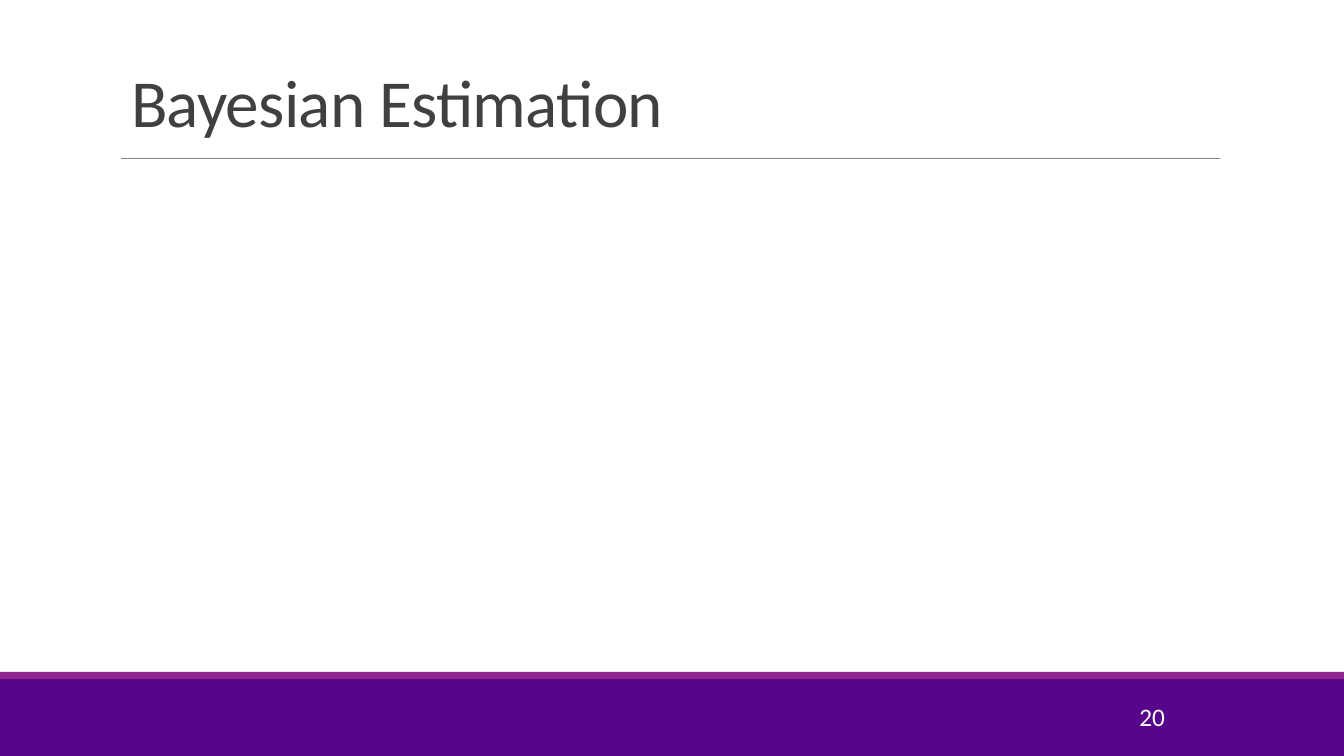
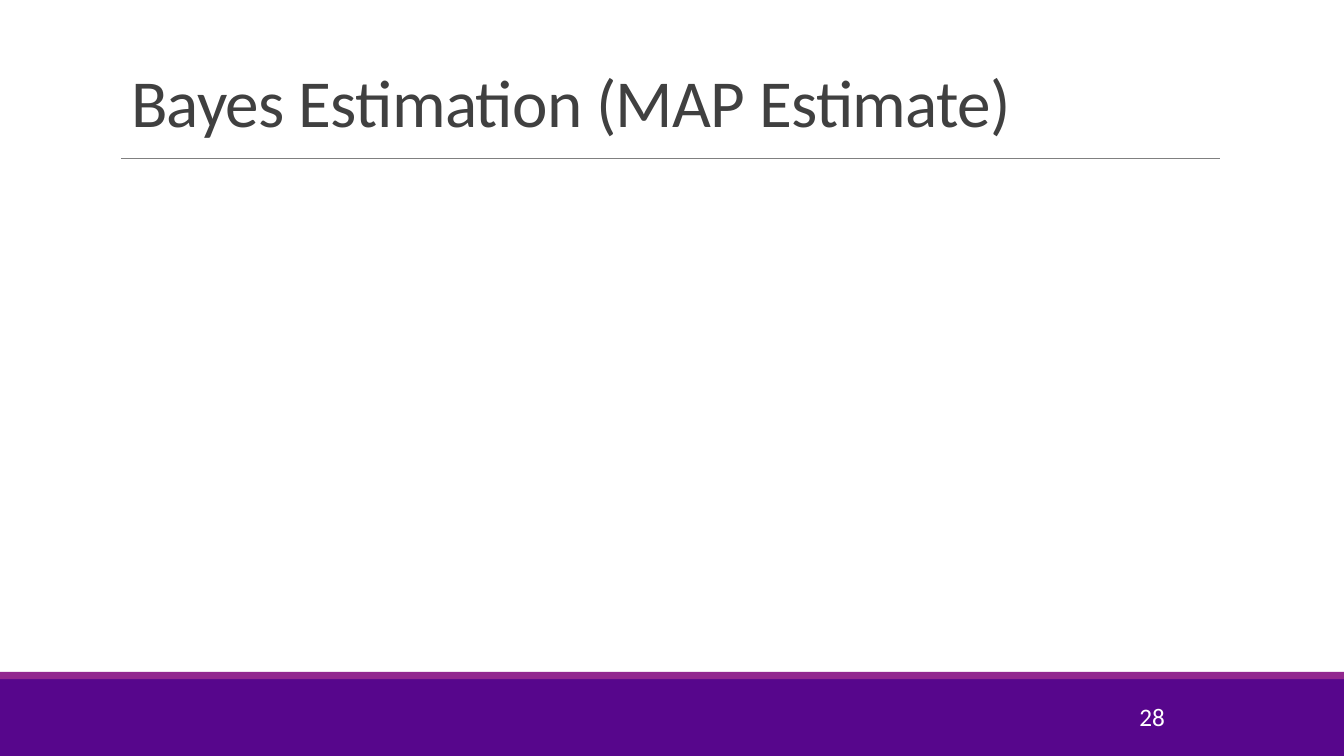
Before and after one commit to joshzzl/introml, a slide deck: slide 28 of lectures/Lect05_Lasso.pptx (slide 20 before the commit). Drawn at 1344x756 pixels with LibreOffice and Linux fonts; fonts in the diff are those of the drawing; grey boxes stand for pictures; background and template pictures are left out. Boxes give left, top, right and bottom in pixels: in the first picture for what was removed or moved away, otherwise in the second. Text is boxed around its words. In the diff, an @@ line names an element or a change of style, - is before the commit and + after.

```diff
--- a/lectures/Lect05_Lasso.pptx
+++ b/lectures/Lect05_Lasso.pptx
@@ title at (x1=131, y1=78, x2=1010, y2=138): text changed @@
-Bayesian Estimation
+Bayes Estimation (MAP Estimate)
@@ page number at (x1=1139, y1=708, x2=1165, y2=727): text changed @@
-20
+28
```
Also in this commit, not shown: 5 other slides changed, 19 slides added, 1 other file.
